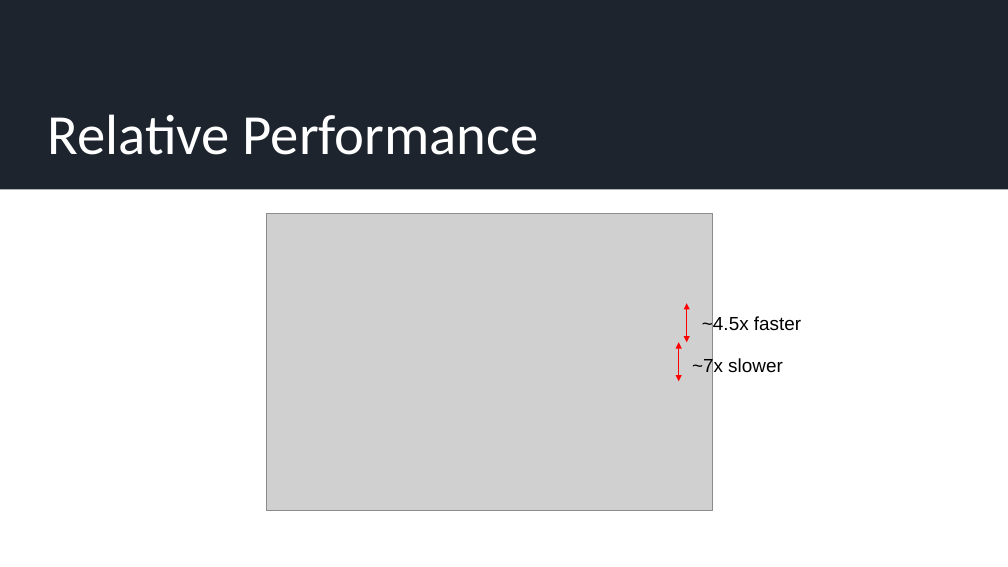
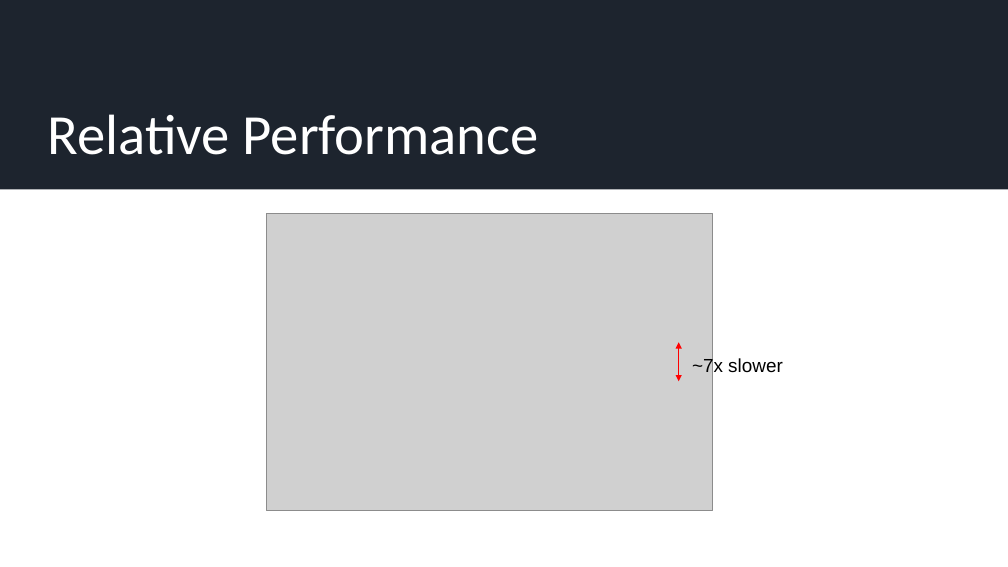
Before and after one commit to JamieMair/julia-for-research-with-hpc, a slide deck: slide 9 of Practical examples of accelerating numerical and ML research.pptx (slide 11 before the commit). Drawn at 1008x567 pixels with LibreOffice and Linux fonts; fonts in the diff are those of the drawing; grey boxes stand for pictures. Boxes give left, top, right and bottom in pixels: in the first picture for what was removed or moved away, otherwise in the second. Text is boxed around its words. In the diff, an @@ line names an element or a change of style, - is before the commit and + after.

```diff
--- a/Practical examples of accelerating numerical and ML research.pptx
+++ b/Practical examples of accelerating numerical and ML research.pptx
@@ double arrow removed from (687, 303) to (687, 343) @@
@@ text removed at bbox=[702, 315, 801, 334] @@
-~4.5x faster
```
Also in this commit, not shown: 9 other slides changed, 2 slides added, 1 slide removed, 2 other files.
